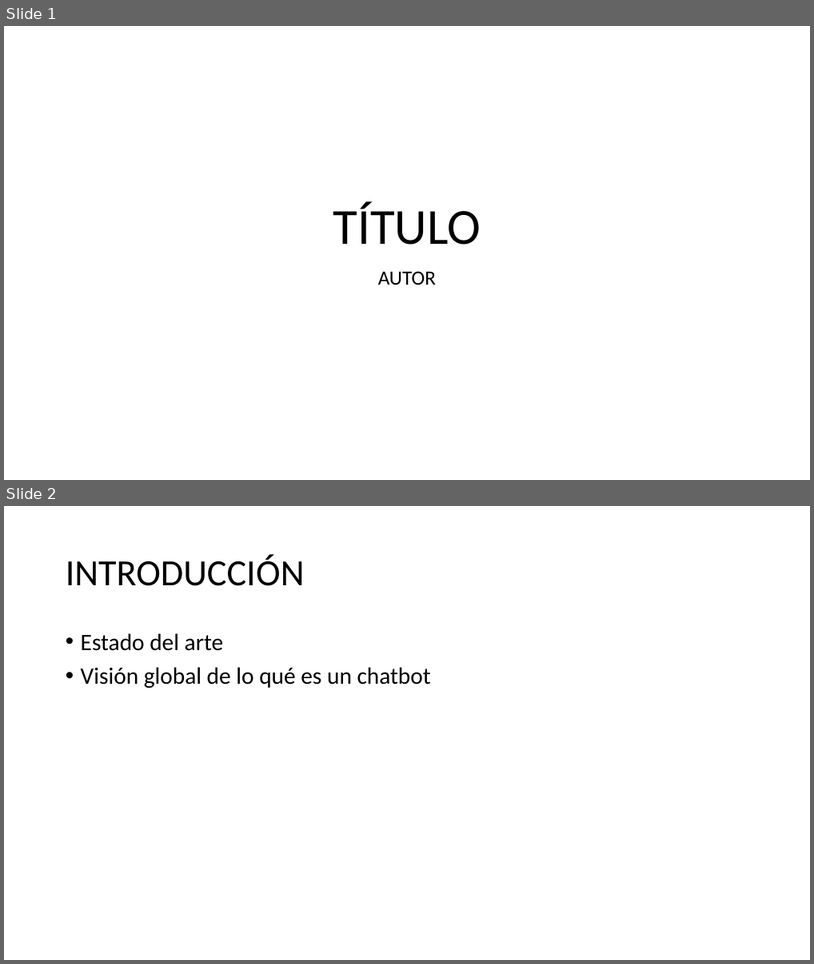
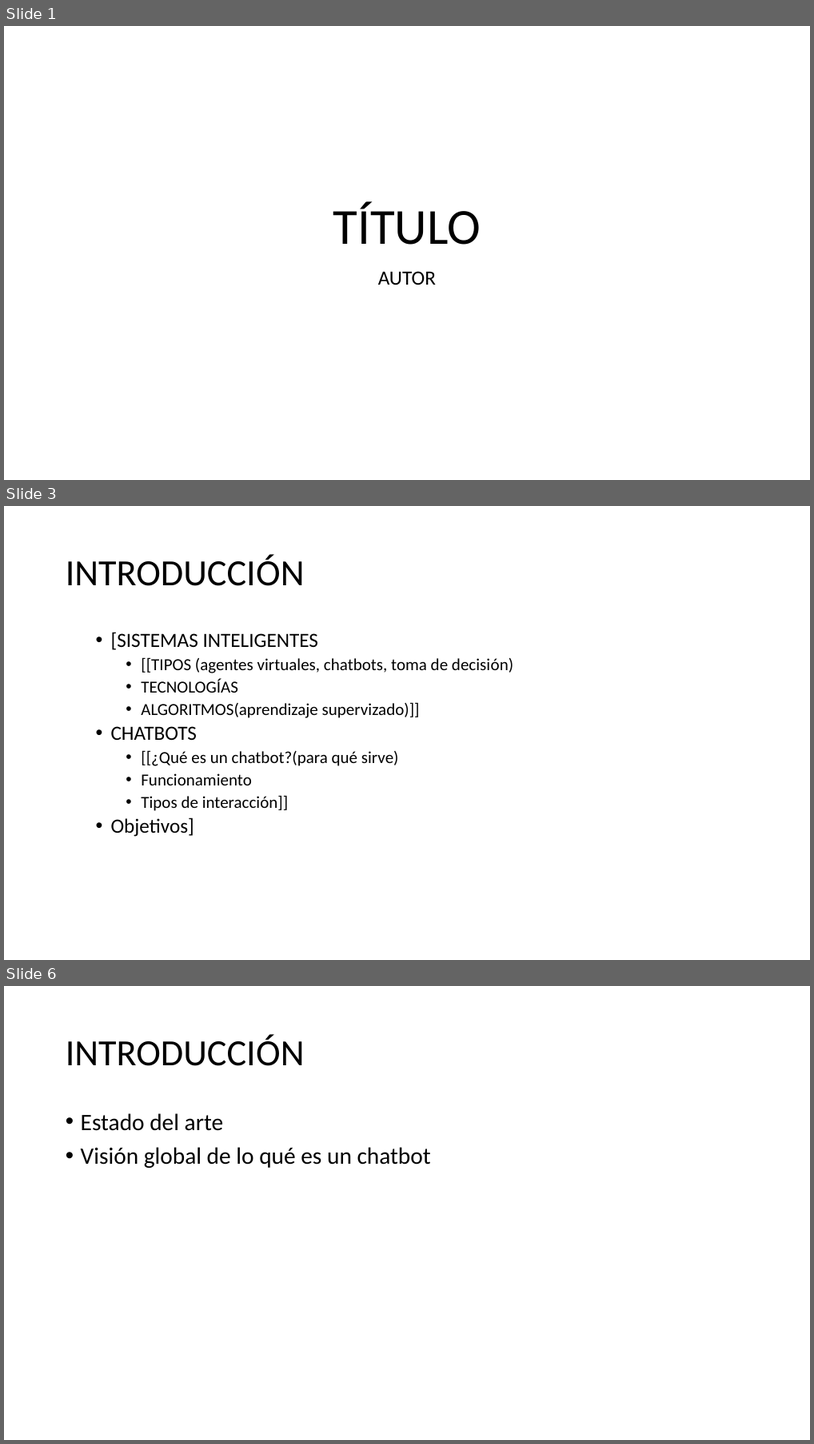
Before and after one commit to tonny94/MCB, a slide deck: Documentos/Presentación.pptx. Shown one above the other, each under a label of ours: slides 1 and 2 before the commit, slides 1, 3 and 6 after it; the slides between them are not shown. The pictures are 814x964 and 814x1444 pixels, drawn with LibreOffice and Linux fonts; fonts in the diff are those of the drawing. Boxes give left, top, right and bottom in pixels: in the first picture for what was removed or moved away, otherwise in the second. Text is boxed around its words. In the diff, an @@ line names an element or a change of style, - is before the commit and + after.

```diff
--- a/Documentos/Presentación.pptx
+++ b/Documentos/Presentación.pptx
@@ slide 3 added at (4,506,810,960), background #FFFFFF @@
@@ title added at (66,555,305,586), 44 pt, text #000000 @@
+INTRODUCCIÓN
@@ text added at (111,632,514,836), 20 pt, text #000000 @@
+  • [SISTEMAS INTELIGENTES
+    • [[TIPOS (agentes virtuales, chatbots, toma de decisión)
+    • TECNOLOGÍAS
+    • ALGORITMOS(aprendizaje supervizado)]]
+  • CHATBOTS
+    • [[¿Qué es un chatbot?(para qué sirve)
+    • Funcionamiento
+    • Tipos de interacción]]
+  • Objetivos]
@@ what was slide 2 is now slide 6 @@
```
Also in this commit, not shown: 4 other slides added.
